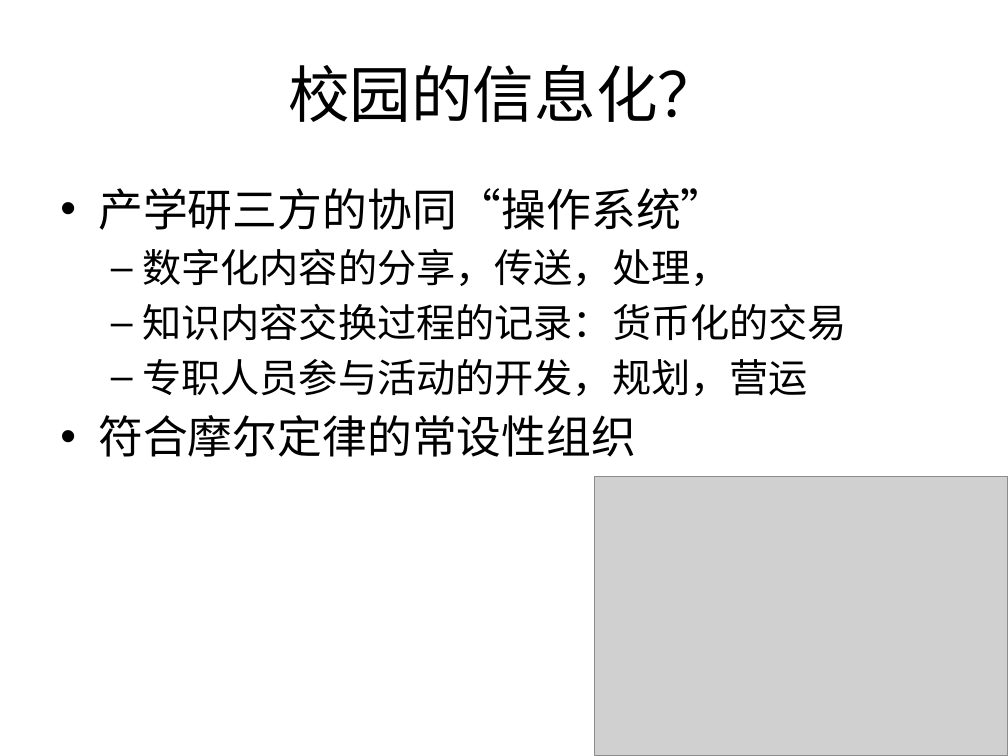
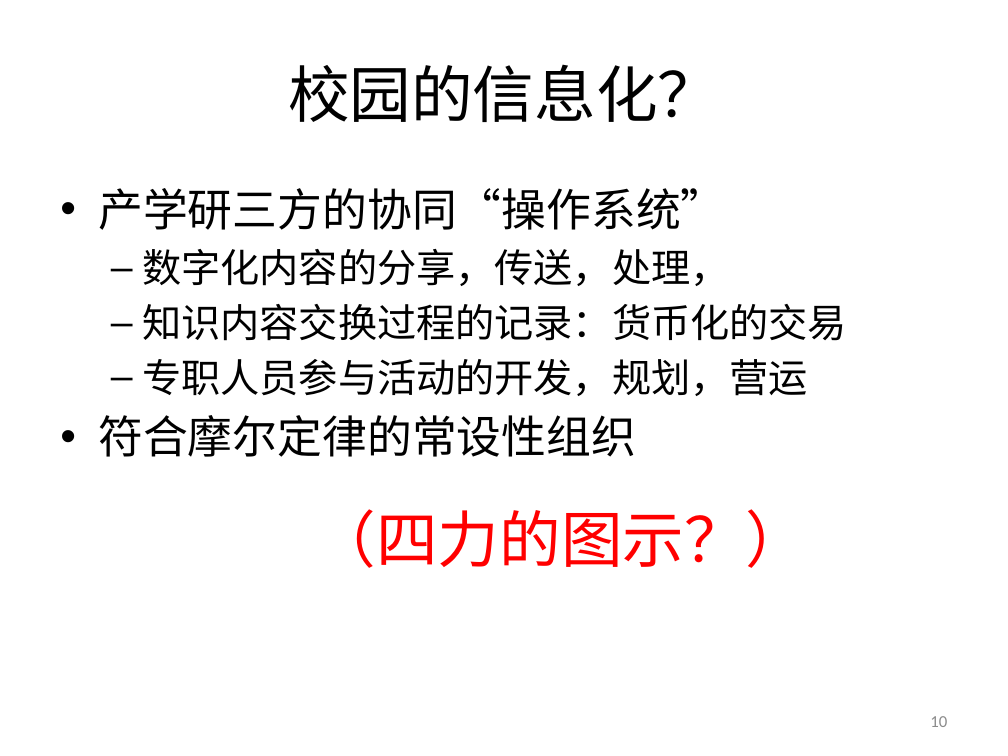
Before and after one commit to woodyme/2014JanXLP, a slide deck: slide 10 of 课程方案/XLP_WorkFLow_CHN.pptx. Drawn at 1008x756 pixels with LibreOffice and Linux fonts; fonts in the diff are those of the drawing; grey boxes stand for pictures; background and template pictures are left out. Boxes give left, top, right and bottom in pixels: in the first picture for what was removed or moved away, otherwise in the second. Text is boxed around its words. In the diff, an @@ line names an element or a change of style, - is before the commit and + after.

```diff
--- a/课程方案/XLP_WorkFLow_CHN.pptx
+++ b/课程方案/XLP_WorkFLow_CHN.pptx
@@ picture removed at box(594, 477, 1008, 756) @@
@@ text added at box(315, 509, 808, 568), 44 pt, text #FF0000 @@
+（四力的图示？）
@@ page number added at box(930, 716, 947, 727), 12 pt, text #8C8C8C @@
+10
```
Also in this commit, not shown: 5 other slides changed, 1 slide removed, 2 other files.
